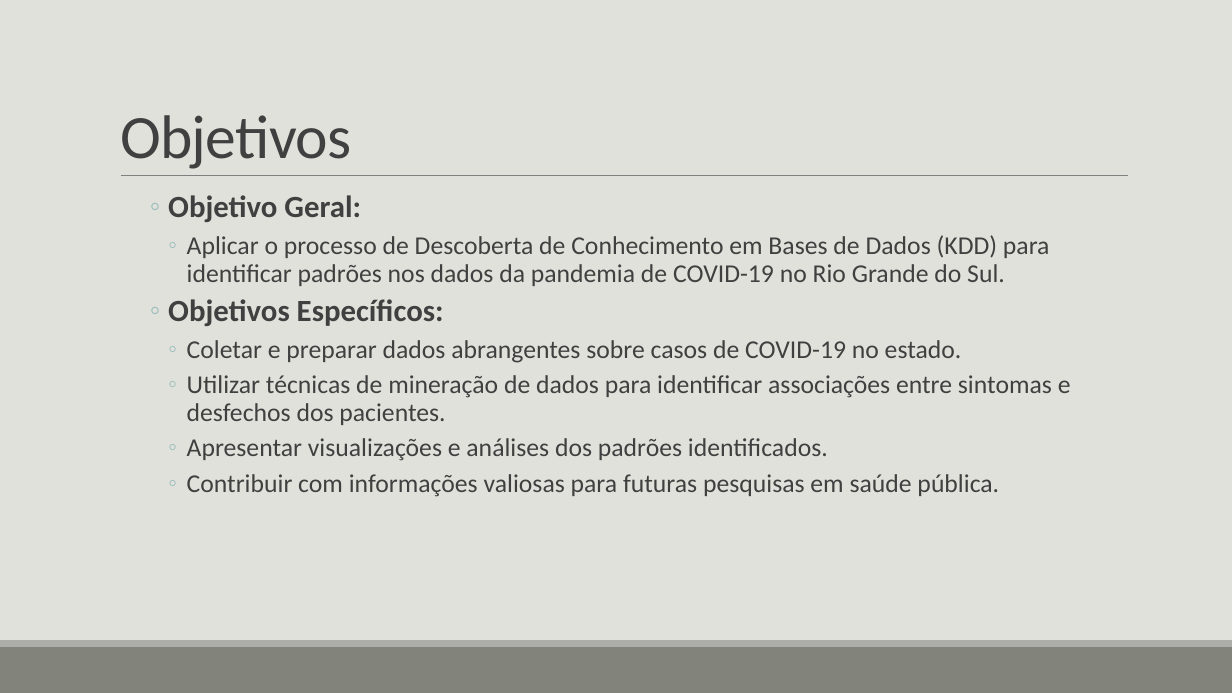
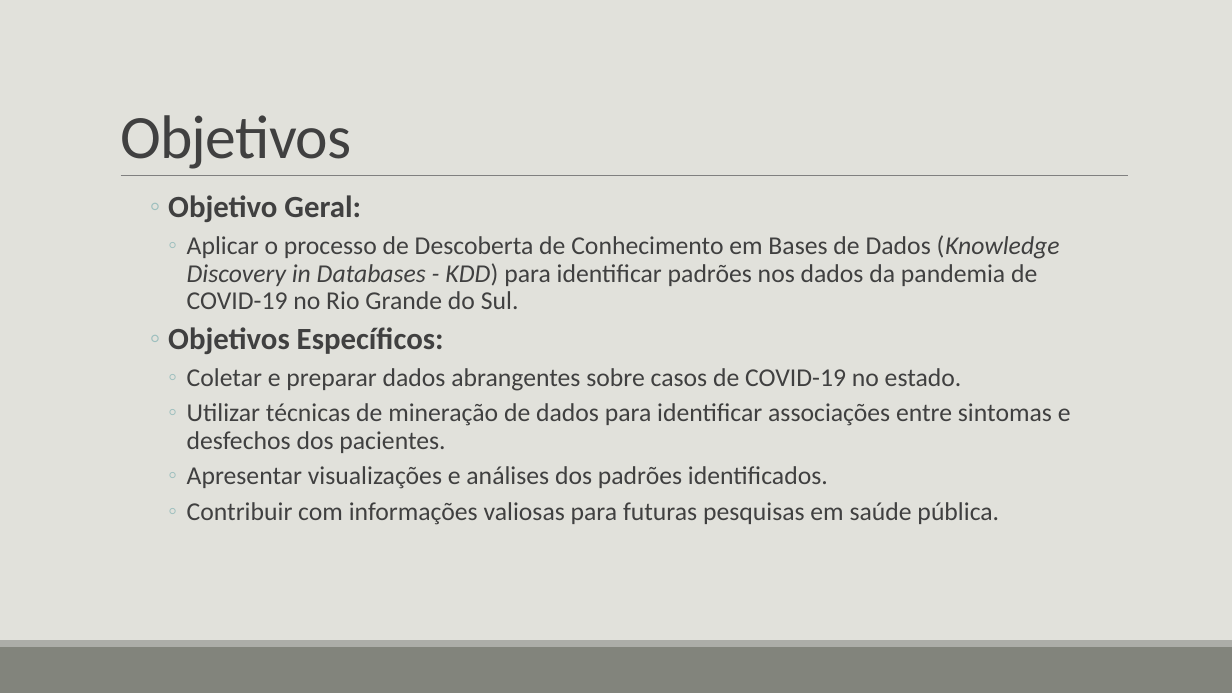
Before and after one commit to gvheisler/KDD-COVID-19, a slide deck: slide 2 of presentation/presentation.pptx. Drawn at 1232x693 pixels with LibreOffice and Linux fonts; fonts in the diff are those of the drawing. Boxes give left, top, right and bottom in pixels: in the first picture for what was removed or moved away, otherwise in the second. Text is boxed around its words. In the diff, an @@ line names an element or a change of style, - is before the commit and + after.

```diff
--- a/presentation/presentation.pptx
+++ b/presentation/presentation.pptx
@@ text at [187, 235, 1060, 309]: text changed @@
-      ◦ Aplicar o processo de Descoberta de Conhecimento em Bases de Dados (KDD) para identificar padrões nos dados da pandemia de COVID-19 no Rio Grande do Sul.
+      ◦ Aplicar o processo de Descoberta de Conhecimento em Bases de Dados (Knowledge Discovery in Databases - KDD) para identificar padrões nos dados da pandemia de COVID-19 no Rio Grande do Sul.
```
Also in this commit, not shown: 4 other slides changed, 1 slide added, 2 slides removed.
